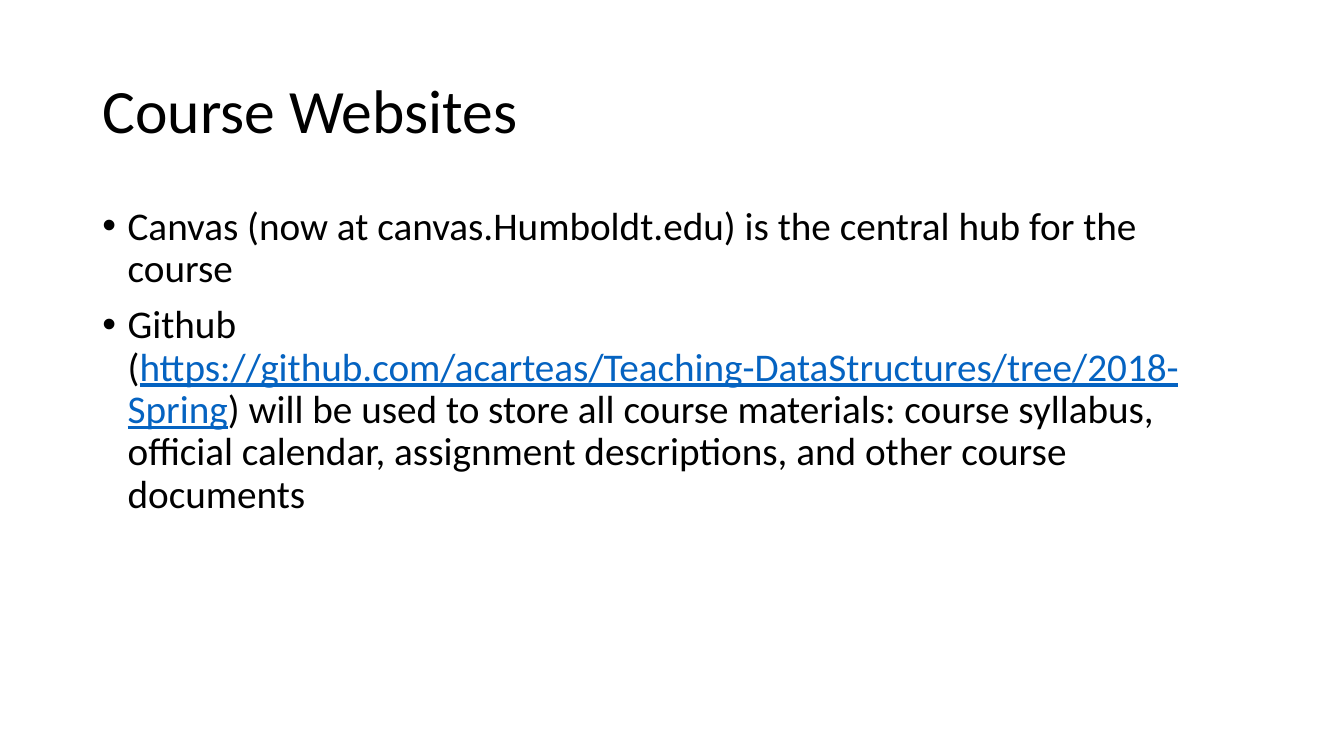
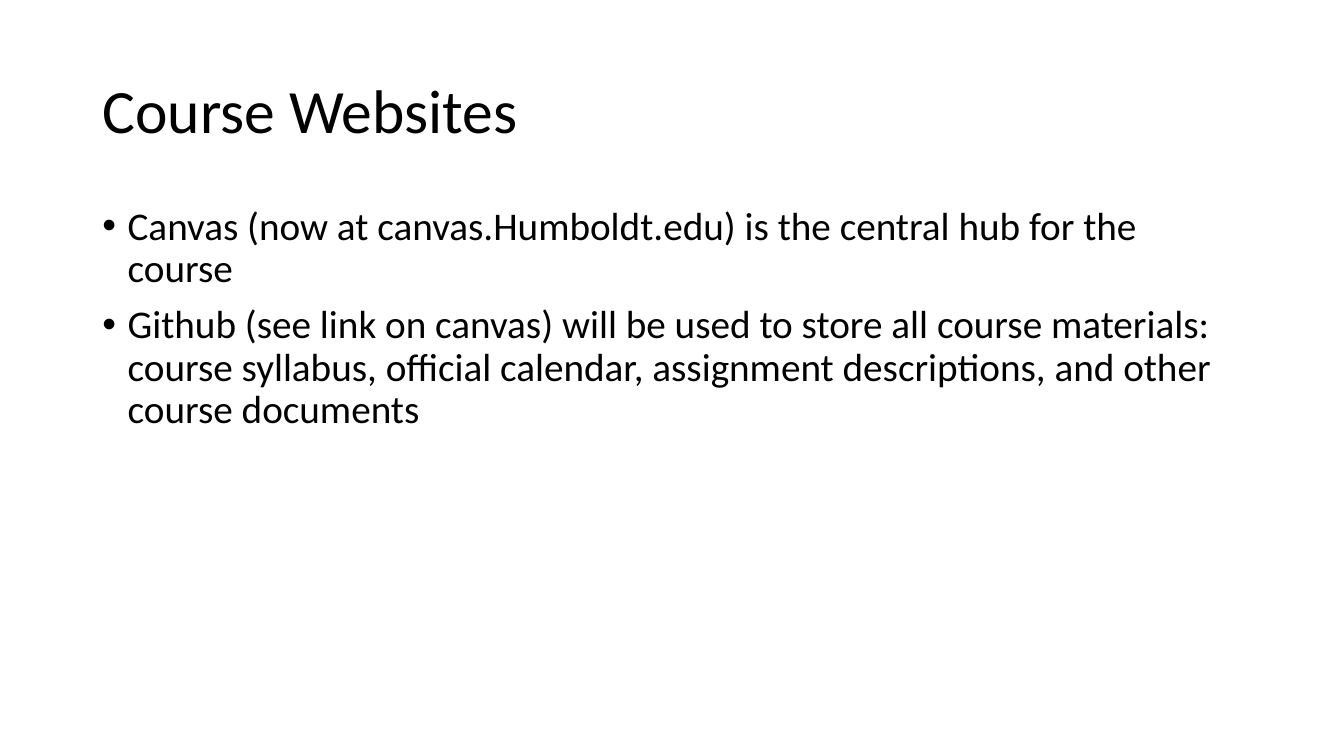
Before and after one commit to acarteas/Teaching-MobileApps, a slide deck: slide 2 of agendas/2018-01-16 introduction/2018-01-16 introduction.pptx. Drawn at 1344x756 pixels with LibreOffice and Linux fonts; fonts in the diff are those of the drawing. Boxes give left, top, right and bottom in pixels: in the first picture for what was removed or moved away, otherwise in the second. Text is boxed around its words. In the diff, an @@ line names an element or a change of style, - is before the commit and + after.

Commit message:
-Added course syllabus -Updated office hours

```diff
--- a/agendas/2018-01-16 introduction/2018-01-16 introduction.pptx
+++ b/agendas/2018-01-16 introduction/2018-01-16 introduction.pptx
@@ text at (128,309,1210,424): text changed @@
-• Github (https://github.com/acarteas/Teaching-DataStructures/tree/2018-Spring) will be used to store all course materials: course syllabus, official calendar, assignment descriptions, and other course documents
+• Github (see link on canvas) will be used to store all course materials: course syllabus, official calendar, assignment descriptions, and other course documents
```
Also in this commit, not shown: 1 other slide changed, 2 other files.
